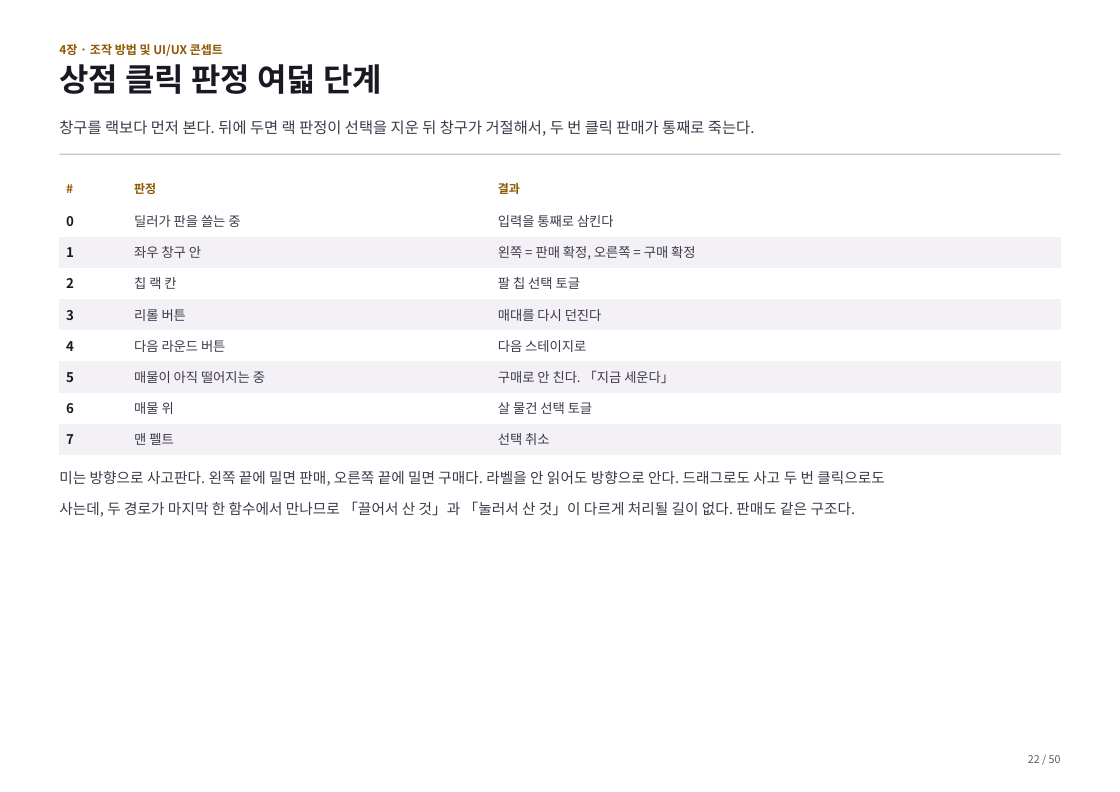
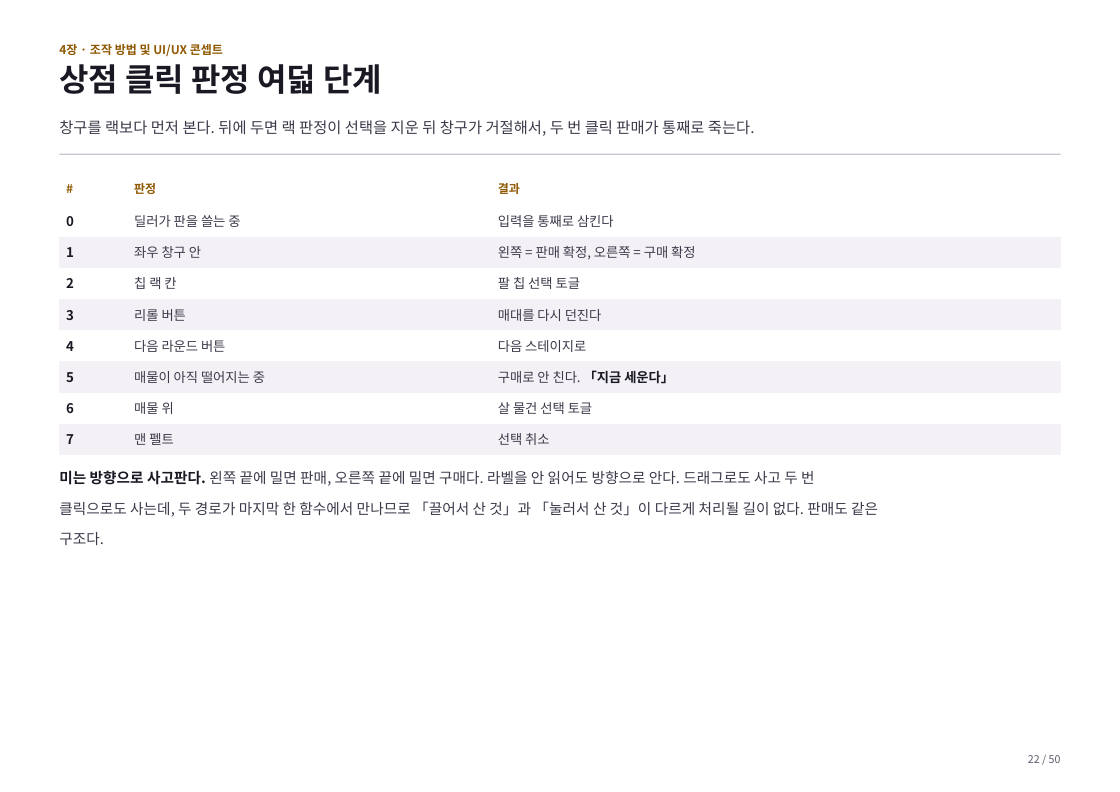
Before and after one commit to GGbong69/test-03, a slide deck: slide 22 of docs/기획서.pptx. Drawn at 1120x792 pixels with LibreOffice and Linux fonts; fonts in the diff are those of the drawing. Boxes give left, top, right and bottom in pixels: in the first picture for what was removed or moved away, otherwise in the second. Text is boxed around its words. In the diff, an @@ line names an element or a change of style, - is before the commit and + after.

```diff
--- a/docs/기획서.pptx
+++ b/docs/기획서.pptx
@@ table at <box>59,174,1061,454</box> @@
@@ text colour #3D394A to #1A1822, bold on in "「지금 세운다」" @@
@@ text at <box>59,470,878,545</box>: text changed @@
-미는 방향으로 사고판다. 왼쪽 끝에 밀면 판매, 오른쪽 끝에 밀면 구매다. 라벨을 안 읽어도 방향으로 안다. 드래그로도 사고 두 번 클릭으로도
-사는데, 두 경로가 마지막 한 함수에서 만나므로 「끌어서 산 것」과 「눌러서 산 것」이 다르게 처리될 길이 없다. 판매도 같은 구조다.
+미는 방향으로 사고판다. 왼쪽 끝에 밀면 판매, 오른쪽 끝에 밀면 구매다. 라벨을 안 읽어도 방향으로 안다. 드래그로도 사고 두 번
+클릭으로도 사는데, 두 경로가 마지막 한 함수에서 만나므로 「끌어서 산 것」과 「눌러서 산 것」이 다르게 처리될 길이 없다. 판매도 같은
+구조다.
```
Also in this commit, not shown: 45 other slides changed, 2 other files.
